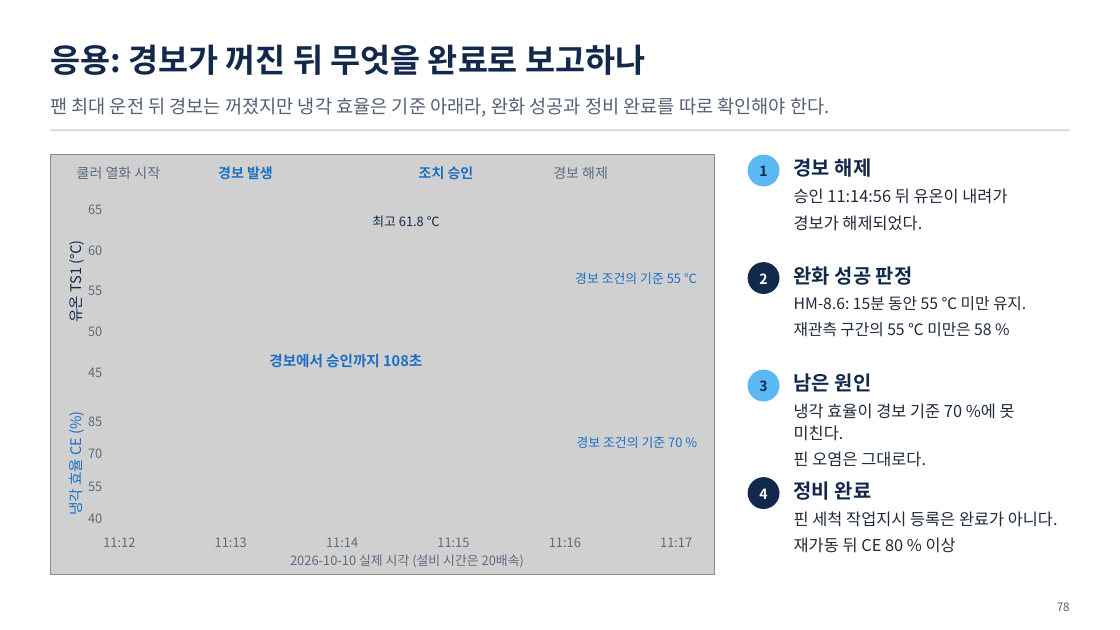
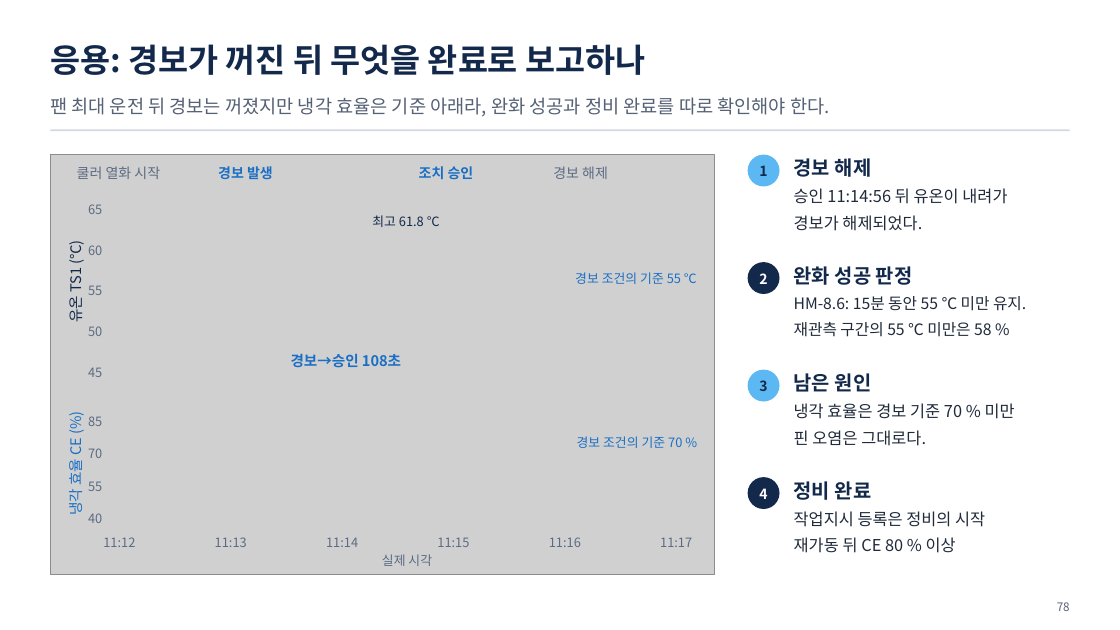
Before and after one commit to uengine-oss/hyd-iot-edu, a slide deck: slide 78 of workspace/강의제작/산출물/실전반/이론/02회차/실전반_02일차.pptx. Drawn at 1120x630 pixels with LibreOffice and Linux fonts; fonts in the diff are those of the drawing; grey boxes stand for pictures. Boxes give left, top, right and bottom in pixels: in the first picture for what was removed or moved away, otherwise in the second. Text is boxed around its words. In the diff, an @@ line names an element or a change of style, - is before the commit and + after.

```diff
--- a/workspace/강의제작/산출물/실전반/이론/02회차/실전반_02일차.pptx
+++ b/workspace/강의제작/산출물/실전반/이론/02회차/실전반_02일차.pptx
@@ text at [291, 354, 401, 368]: text changed @@
-경보에서 승인까지 108초
+경보→승인 108초
@@ text at [794, 403, 1015, 419]: text changed @@
-냉각 효율이 경보 기준 70 %에 못 미친다.
+냉각 효율은 경보 기준 70 % 미만
@@ text at [794, 511, 985, 527]: text changed @@
-핀 세척 작업지시 등록은 완료가 아니다.
+작업지시 등록은 정비의 시작
@@ text at [382, 554, 432, 566]: text changed @@
-2026-10-10 실제 시각 (설비 시간은 20배속)
+실제 시각
```
Also in this commit, not shown: 10 other slides changed, 13 other files.
